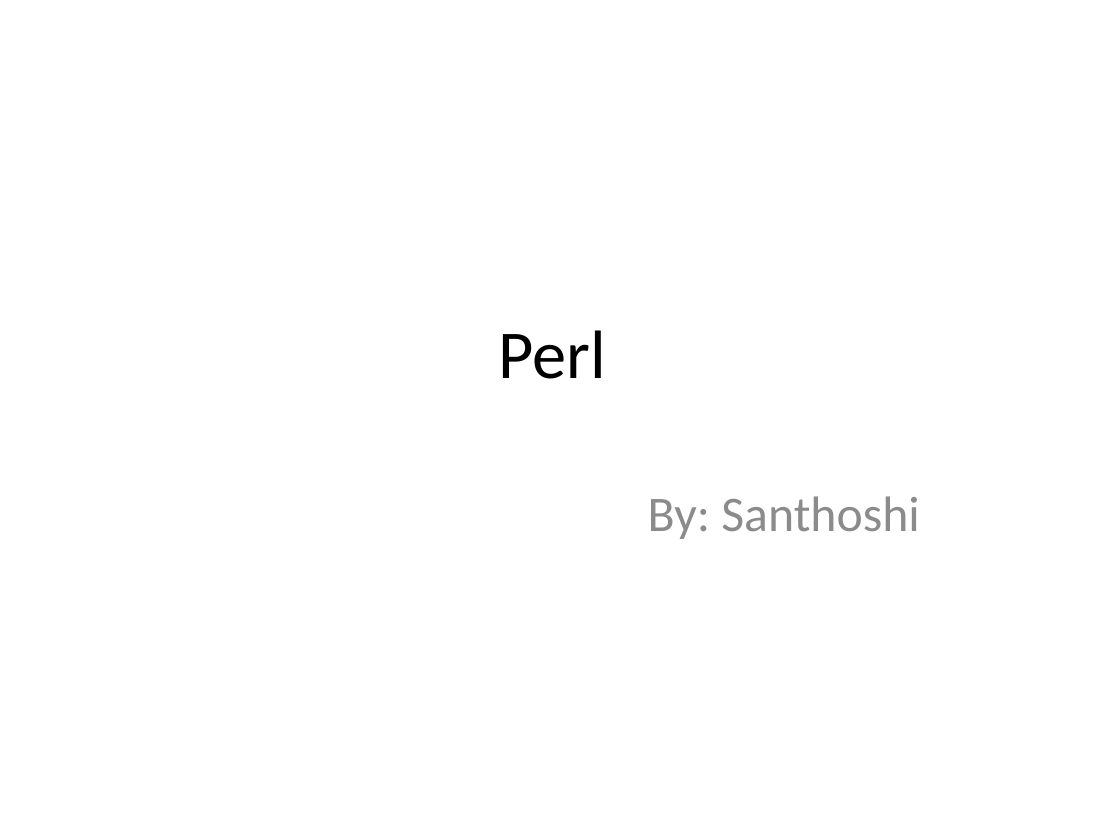
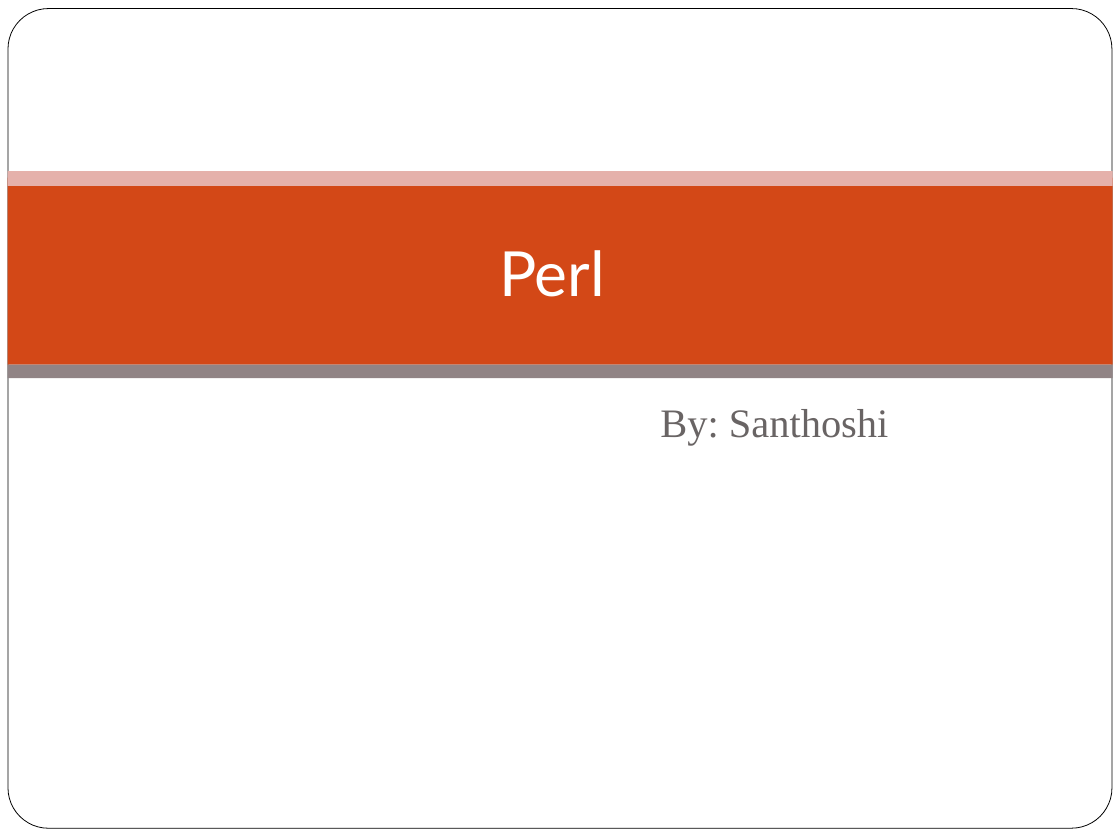
Before and after one commit to srivalli-project/BI_Team_Status, a slide deck: slide 1 of Santhoshi/PerlBasics.pptx. Drawn at 1120x840 pixels with LibreOffice and Linux fonts; fonts in the diff are those of the drawing; background and template pictures are left out. Boxes give left, top, right and bottom in pixels: in the first picture for what was removed or moved away, otherwise in the second. Text is boxed around its words. In the diff, an @@ line names an element or a change of style, - is before the commit and + after.

Commit message:
Santhoshi_8_1_2021_Status

```diff
--- a/Santhoshi/PerlBasics.pptx
+++ b/Santhoshi/PerlBasics.pptx
@@ rounded rectangle added at [8, 9, 1112, 829], fill #FFFFFF, outline #000000 0.5 pt @@
@@ rectangle added at [8, 177, 1113, 364], fill #D34817 @@
@@ rectangle added at [8, 171, 1113, 186], fill #E6B1AC @@
@@ title "Perl": place and size @@
-title "Perl" at [498, 330, 606, 379]
+title "Perl" at [499, 250, 605, 297]
@@ title "Perl" at [499, 250, 605, 297]: size 44 to 40 pt, font Calibri to Lato, text colour #000000 to #FFFFFF @@
@@ rectangle added at [8, 365, 1113, 379], fill #918485 @@
@@ subtitle "By: Santhoshi": place and size @@
-subtitle "By: Santhoshi" at [648, 496, 919, 539]
+subtitle "By: Santhoshi" at [660, 409, 888, 446]
@@ subtitle "By: Santhoshi" at [660, 409, 888, 446]: size 32 to 26 pt, font Calibri to Times New Roman, text colour #8C8C8C to #696464 @@
```
Also in this commit, not shown: 47 other slides changed, 28 slides added, 3 other files.
